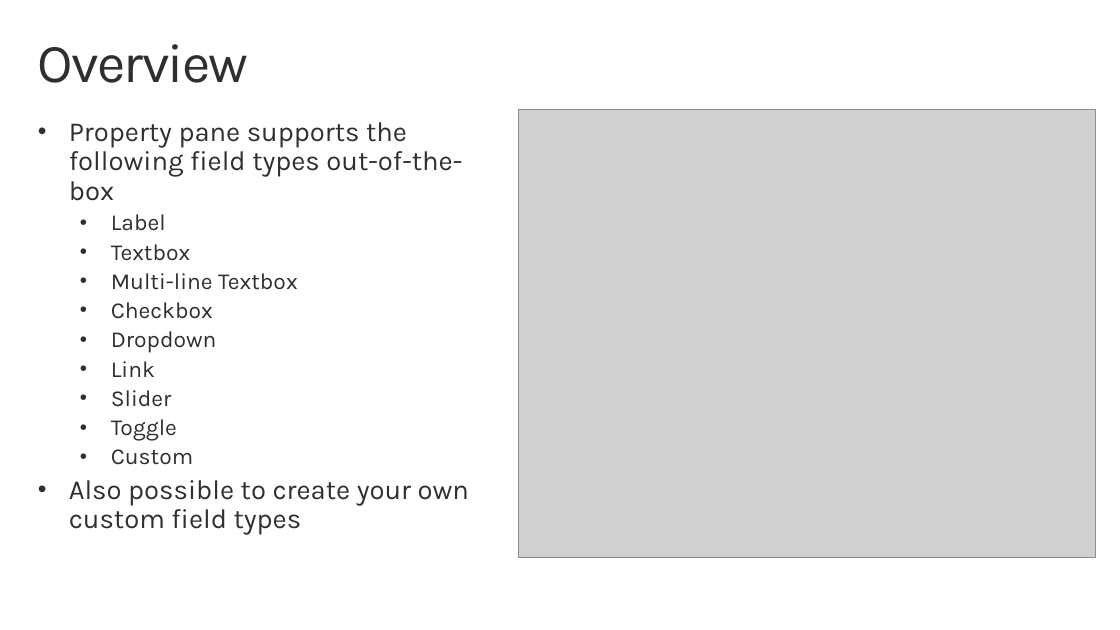
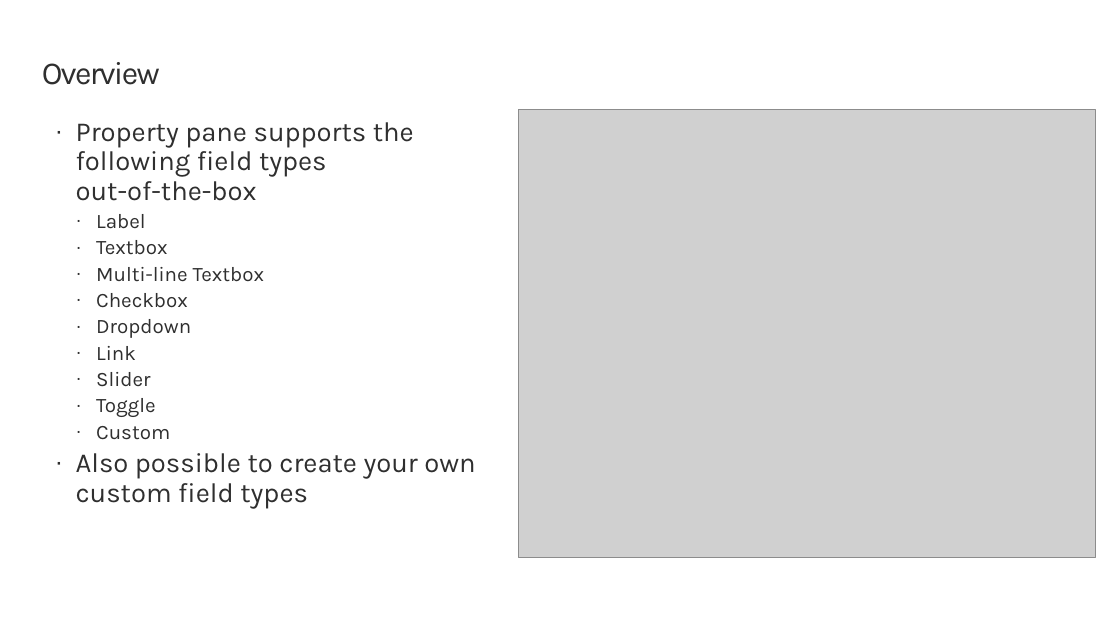
Before and after one commit to SharePoint/sp-dev-training-spfx-webpart-proppane, a slide deck: slide 3 of 02 customprops.pptx. Drawn at 1120x630 pixels with LibreOffice and Linux fonts; fonts in the diff are those of the drawing; grey boxes stand for pictures; background and template pictures are left out. Boxes give left, top, right and bottom in pixels: in the first picture for what was removed or moved away, otherwise in the second. Text is boxed around its words. In the diff, an @@ line names an element or a change of style, - is before the commit and + after.

```diff
--- a/02 customprops.pptx
+++ b/02 customprops.pptx
@@ title "Overview" moved from (x1=38, y1=44, x2=249, y2=83) to (x1=42, y1=62, x2=160, y2=85) @@
@@ title "Overview" at (x1=42, y1=62, x2=160, y2=85): size 48 to 28 pt @@
@@ text "Property pane supports the following ..." moved from (x1=69, y1=122, x2=469, y2=535) to (x1=76, y1=122, x2=475, y2=509) @@
@@ text "Property pane supports the following ..." at (x1=76, y1=122, x2=475, y2=509): size 20 to 18 pt in "Label", "Textbox", "Multi-line Textbox", "Checkbox" and 5 more places; bullet • to · @@
```
Also in this commit, not shown: 3 other slides changed, 2 other files.
